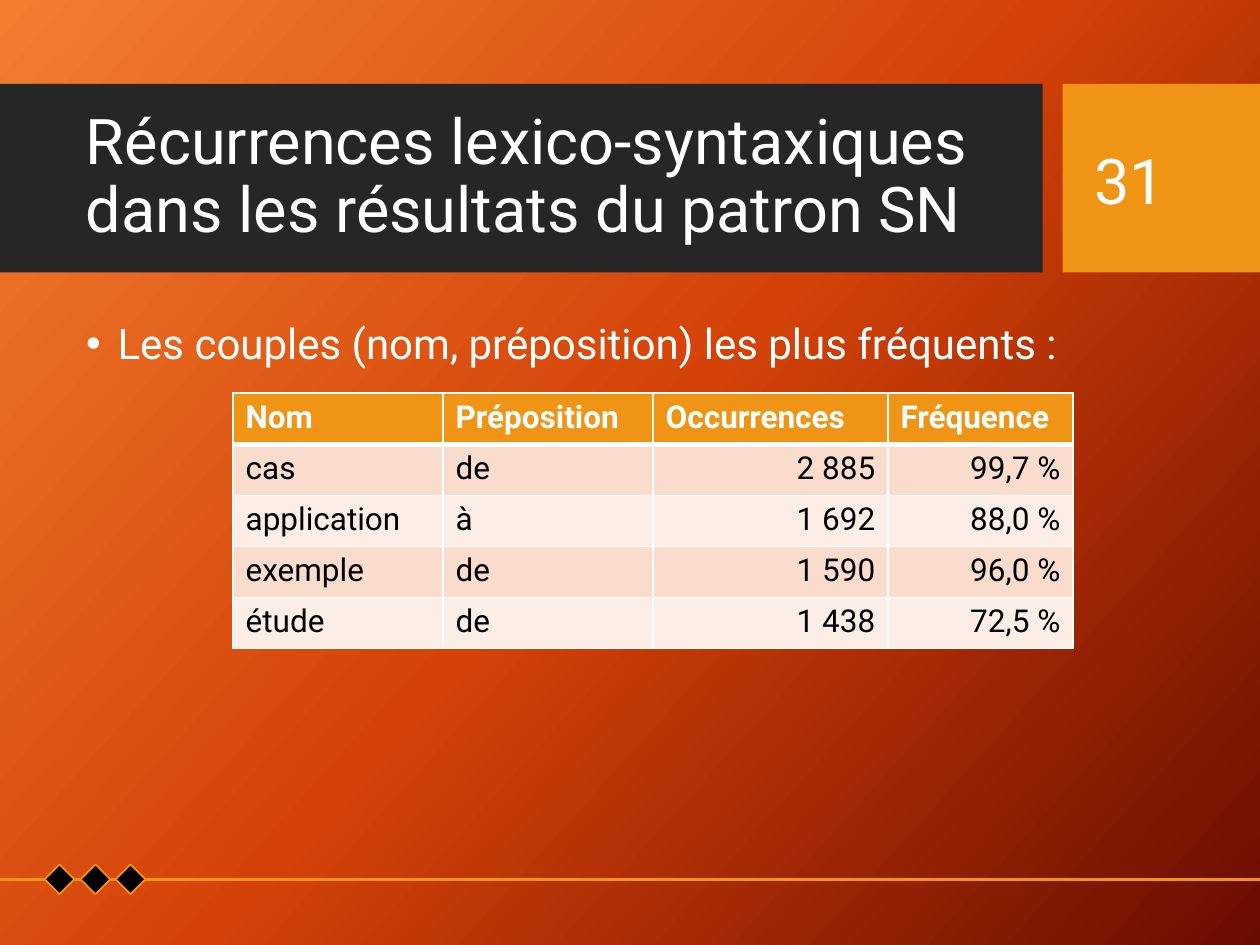
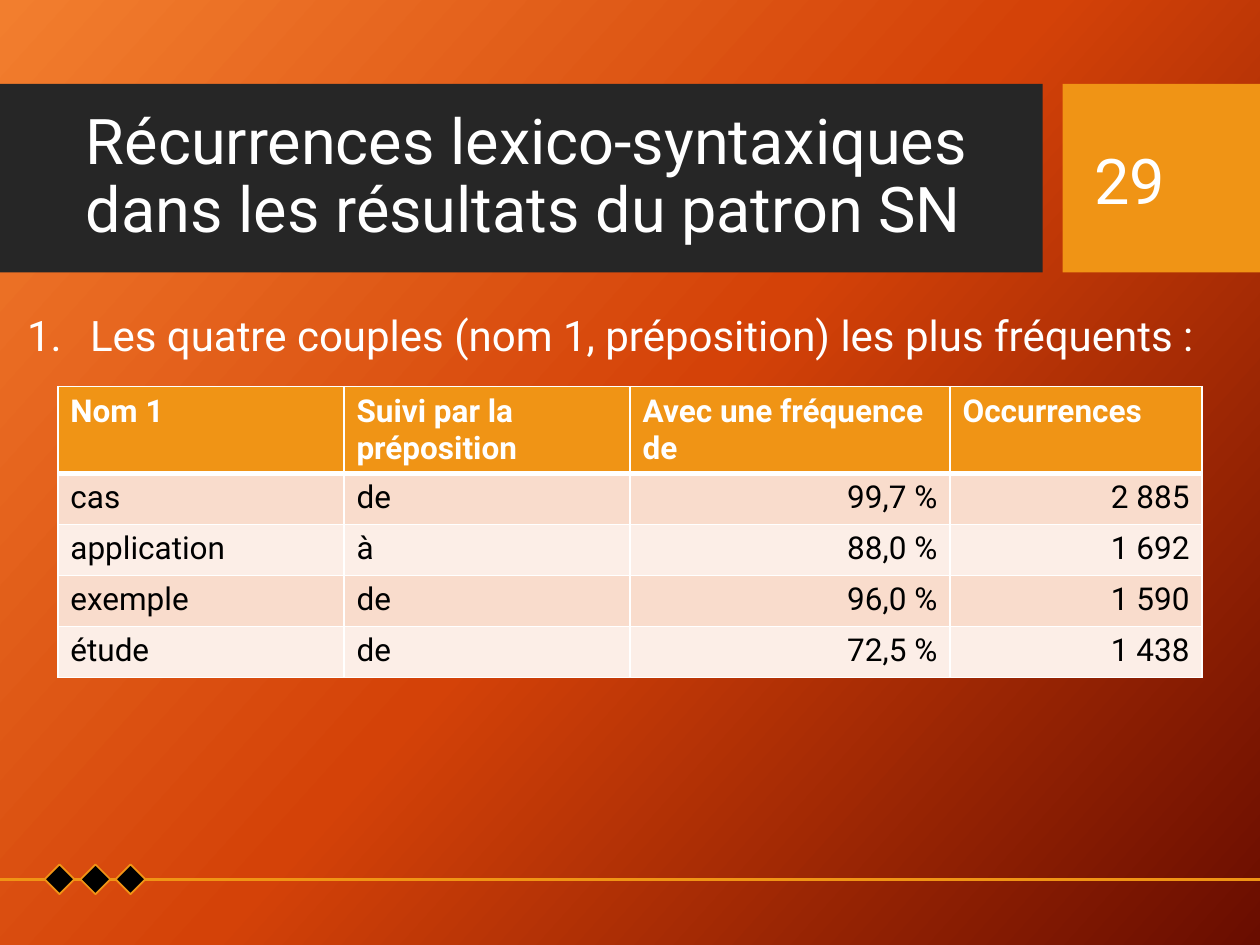
Before and after one commit to Xitog/tal, a slide deck: slide 29 of dossiers/Final - Présentation Projet de recherche.pptx (slide 31 before the commit). Drawn at 1260x945 pixels with LibreOffice and Linux fonts; fonts in the diff are those of the drawing; background and template pictures are left out. Boxes give left, top, right and bottom in pixels: in the first picture for what was removed or moved away, otherwise in the second. Text is boxed around its words. In the diff, an @@ line names an element or a change of style, - is before the commit and + after.

```diff
--- a/dossiers/Final - Présentation Projet de recherche.pptx
+++ b/dossiers/Final - Présentation Projet de recherche.pptx
@@ page number at box(1094, 158, 1165, 204): text changed @@
-31
+29
@@ text at box(90, 317, 1173, 361): text changed @@
-• Les couples (nom, préposition) les plus fréquents :
+1. Les quatre couples (nom 1, préposition) les plus fréquents :
@@ table at box(58, 387, 1202, 679) @@
-row 1: Nom | Préposition | Occurrences | Fréquence
+row 1: Nom 1 | Suivi par la préposition | Avec une fréquence de | Occurrences
-row 2, column 3: 2 885
+row 2, column 3: 99,7 %
-row 2, column 4: 99,7 %
+row 2, column 4: 2 885
-row 3, column 3: 1 692
+row 3, column 3: 88,0 %
-row 3, column 4: 88,0 %
+row 3, column 4: 1 692
-row 4, column 3: 1 590
+row 4, column 3: 96,0 %
-row 4, column 4: 96,0 %
+row 4, column 4: 1 590
-row 5, column 3: 1 438
+row 5, column 3: 72,5 %
-row 5, column 4: 72,5 %
+row 5, column 4: 1 438
@@ table: place and size @@
-table at box(233, 393, 1074, 649)
+table at box(58, 387, 1202, 679)
```
Also in this commit, not shown: 17 other slides changed, 6 slides added, 2 slides removed.
